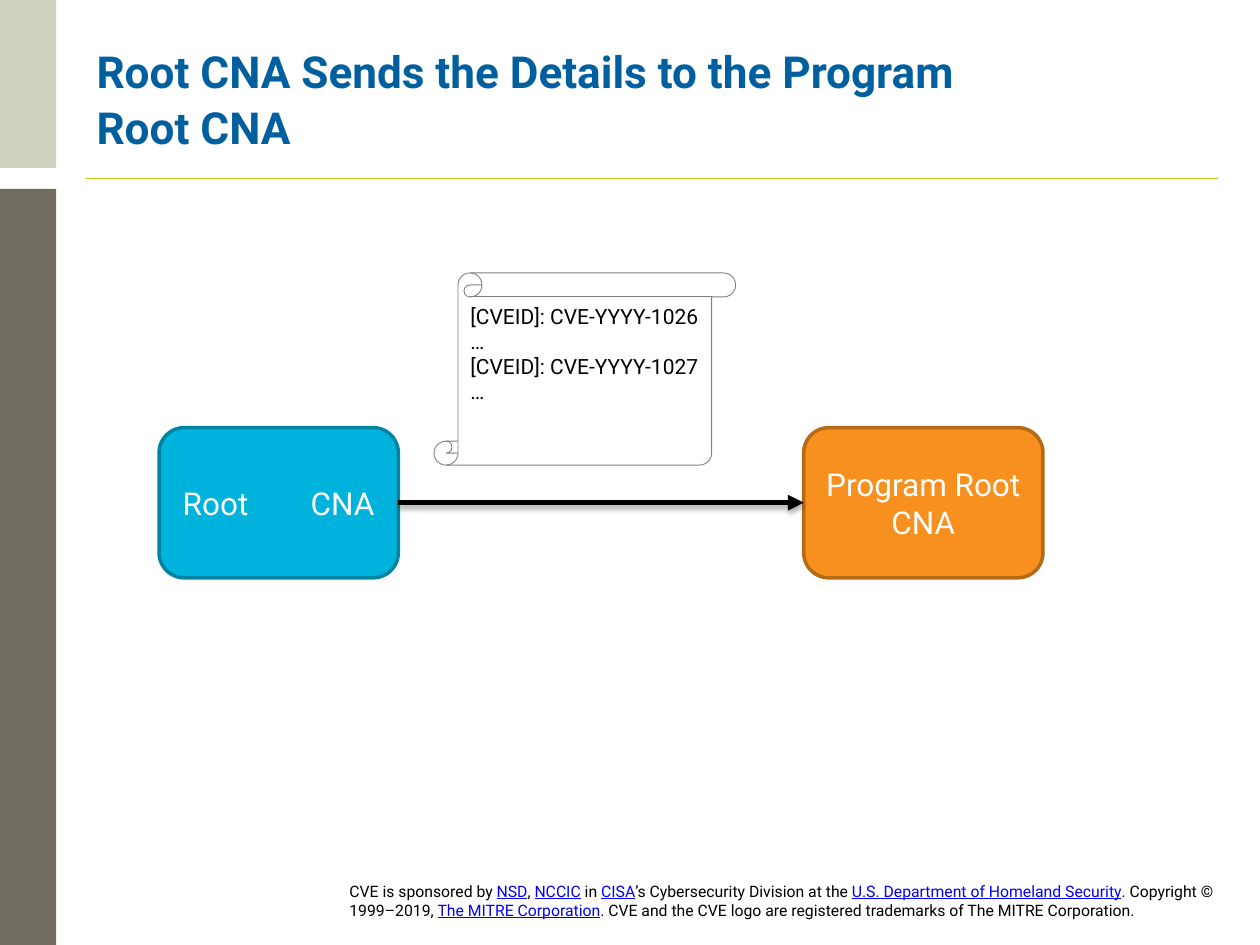
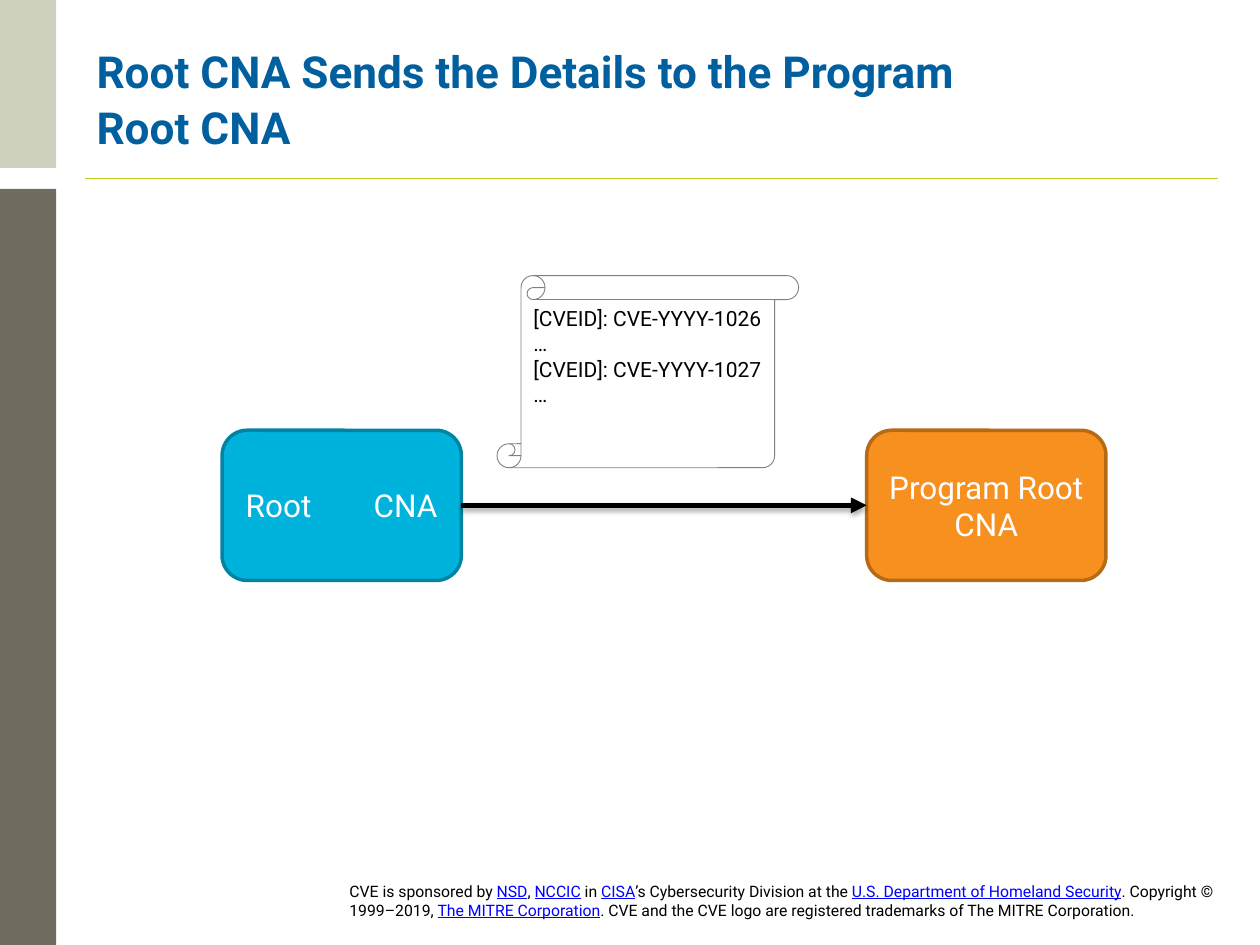
Before and after one commit to CVEProject/cveproject.github.io, a slide deck: slide 28 of docs/cna/CNA_Processes.pptx. Drawn at 1260x945 pixels with LibreOffice and Linux fonts; fonts in the diff are those of the drawing; background and template pictures are left out. Boxes give left, top, right and bottom in pixels: in the first picture for what was removed or moved away, otherwise in the second. Text is boxed around its words. In the diff, an @@ line names an element or a change of style, - is before the commit and + after.

```diff
--- a/docs/cna/CNA_Processes.pptx
+++ b/docs/cna/CNA_Processes.pptx
@@ 2 rounded rectangles, 1 vertical scroll: place and size @@
-2 rounded rectangles, 1 vertical scroll at [159,273,1043,577]
+2 rounded rectangles, 1 vertical scroll at [222,276,1106,580]
@@ arrow moved from (398, 503) - (804, 503) to (461, 505) - (867, 505) @@
```
Also in this commit, not shown: 14 other slides changed.
